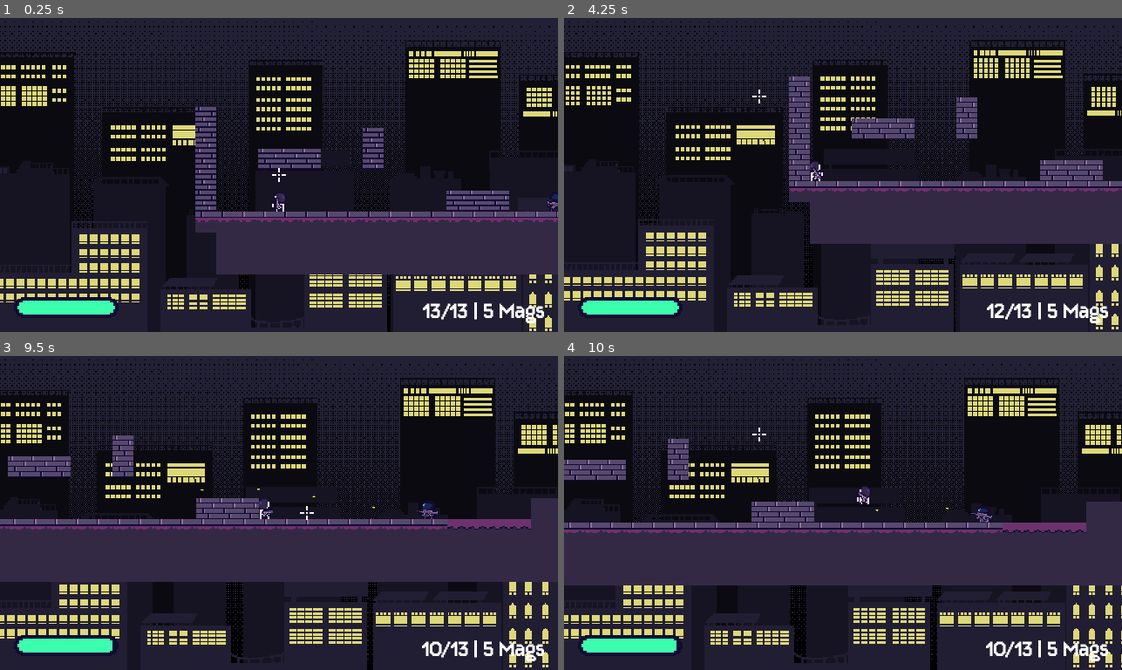
Above: before the commit, frames 1-4 (two rows, left to right).
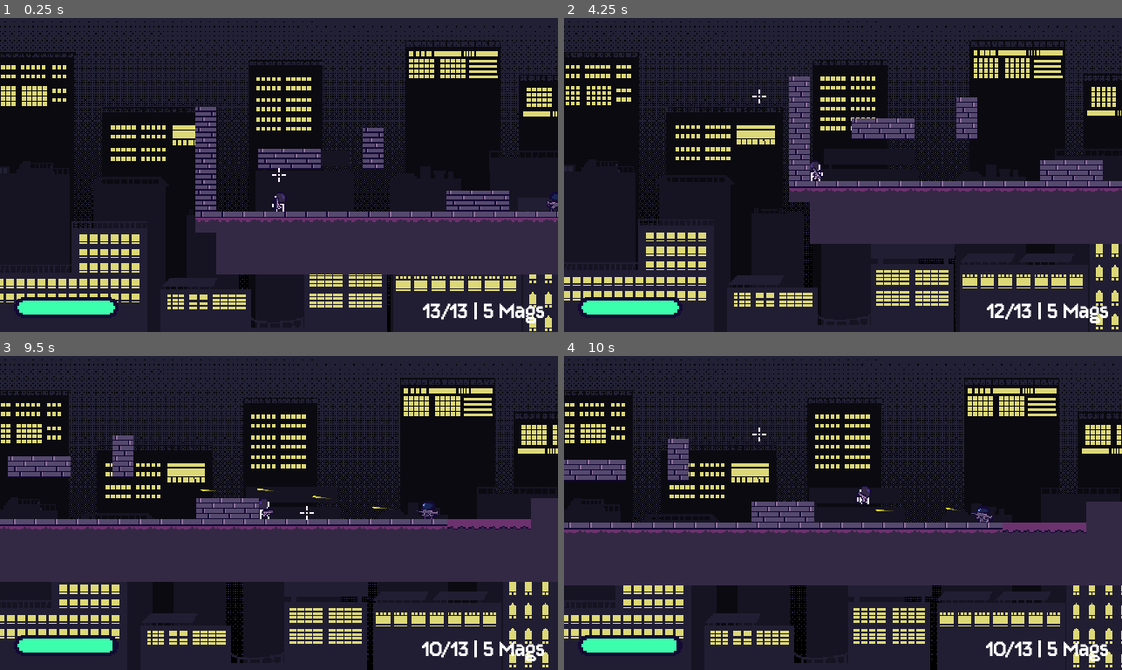
Above: after the commit, the same moments.

Repository: kyteidev/rogueshot
Game: Godot game, scene res://scenes/game_debug.tscn
The game is run twice, just before and just after one commit, with the same random seed, the same clock (stepped at 60 frames per second) and the same inputs.
Inputs (mouse positions are in pixels of both pictures, inside the frame that each line leads up to):
- Up to frame 1 (0.25 s): no input
- Up to frame 2 (4.25 s): move the mouse to (815, 237) at 0.52 s; press the mouse at (815, 237) at 0.53 s; hold D (player_right) 0.53-2.03 s; tap W (player_jump) at 0.77, 1.52, 3.02, 3.77 s; move the mouse to (1010, 222) at 1.27 s; release the mouse at (1010, 222) at 1.28 s; tap Shift (player_sprint) at 1.35 s; move the mouse to (675, 127) at 2.02 s; hold A (player_left) from 2.03 s (still down); tap 1 (weapon_1) at 2.1 s; move the mouse to (870, 175) at 2.77 s; tap 2 (weapon_2) at 2.85 s; move the mouse to (759, 96) at 3.52 s; tap Q (weapon_cycle) at 3.6 s
- Up to frame 3 (9.5 s): move the mouse to (401, 497) at 4.27 s; release A (player_left) at 4.28 s; hold D (player_right) 4.28-8.03 s; click (401, 497) at 4.35 s; tap W (player_jump) at 4.52, 6.02, 6.77, 7.52, 9.02 s; move the mouse to (167, 528) at 5.02 s; hold Shift (player_sprint) 5.03-5.78 s; move the mouse to (334, 443) at 5.77 s; tap 1 (weapon_1) at 5.85 s; move the mouse to (251, 575) at 6.52 s; tap 2 (weapon_2) at 6.6 s; move the mouse to (446, 560) at 7.27 s; tap Q (weapon_cycle) at 7.35 s; move the mouse to (111, 465) at 8.02 s; press the mouse at (111, 465) at 8.03 s; hold A (player_left) from 8.03 s (still down); move the mouse to (306, 513) at 8.77 s; release the mouse at (306, 513) at 8.78 s; tap Shift (player_sprint) at 8.85 s
- Up to frame 4 (10 s): move the mouse to (759, 434) at 9.52 s; release A (player_left) at 9.53 s; hold D (player_right) from 9.53 s (still down); tap 1 (weapon_1) at 9.6 s; tap W (player_jump) at 9.77 s

Frames 1-2 are identical in both runs. In frame 3, less than 0.1% of the frame differs, in the area x 36-71%, y 42-49%; in frame 4, less than 0.1%.

Commit message:
add bullet trail

Diff:
--- a/scenes/weapons/bullet.tscn
+++ b/scenes/weapons/bullet.tscn
@@ -2,6 +2,14 @@
 
 [ext_resource type="Texture2D" uid="uid://dfmvm3hb6slg" path="res://assets/sprites/weapons/bullet.png" id="1_mkf8s"]
 [ext_resource type="Script" uid="uid://ct25setqlsdgc" path="res://scripts/bullet.gd" id="1_y25gk"]
+
+[sub_resource type="Curve" id="Curve_4iqke"]
+_data = [Vector2(0, 0), 0.0, 0.0, 0, 0, Vector2(1, 0.27123284), 0.0, 0.0, 0, 0]
+point_count = 2
+
+[sub_resource type="Gradient" id="Gradient_e0k1m"]
+offsets = PackedFloat32Array(0.0061728396, 0.97530866)
+colors = PackedColorArray(0, 0, 0, 0, 0.9843137, 0.9490196, 0.21176471, 1)
 
 [sub_resource type="CapsuleShape2D" id="CapsuleShape2D_nxcxh"]
 radius = 3.0
@@ -11,14 +19,21 @@
 collision_layer = 2
 script = ExtResource("1_y25gk")
 
+[node name="Trail" type="Line2D" parent="." unique_id=343892780]
+width = 5.0
+width_curve = SubResource("Curve_4iqke")
+gradient = SubResource("Gradient_e0k1m")
+
 [node name="Sprite2D" type="Sprite2D" parent="." unique_id=1814169947]
 texture = ExtResource("1_mkf8s")
 
 [node name="CollisionShape2D" type="CollisionShape2D" parent="." unique_id=1074824542]
+visible = false
 rotation = 1.5707964
 shape = SubResource("CapsuleShape2D_nxcxh")
 
 [node name="VisibleOnScreenNotifier2D" type="VisibleOnScreenNotifier2D" parent="." unique_id=291184140]
+visible = false
 position = Vector2(-18, 18)
 rect = Rect2(-10, -46, 56, 56)
 
--- a/scripts/bullet.gd
+++ b/scripts/bullet.gd
@@ -1,19 +1,24 @@
 extends CharacterBody2D
 
 
+enum Types { FRIENDLY, ENEMY }
+
 const SPEED = 2000
-
-
-enum Types { FRIENDLY, ENEMY }
+const TRAIL_MAX_POINTS = 4
 
 var sm = StateManager
 var type = Types.FRIENDLY
 
 var origin_pos: Vector2
 
+@onready var trail = $Trail
+
 
 func _ready() -> void:
 	origin_pos = global_position
+
+	trail.top_level = true
+	trail.clear_points()
 
 
 func _physics_process(delta: float) -> void:
@@ -37,6 +42,11 @@
 					hit.take_damage(sm.damage)
 				queue_free()
 
+	# add bullet trail
+	trail.add_point(global_position)
+	if trail.get_point_count() > TRAIL_MAX_POINTS:
+		trail.remove_point(0)
+
 
 func _on_visible_on_screen_notifier_2d_screen_exited() -> void:
 	queue_free()
